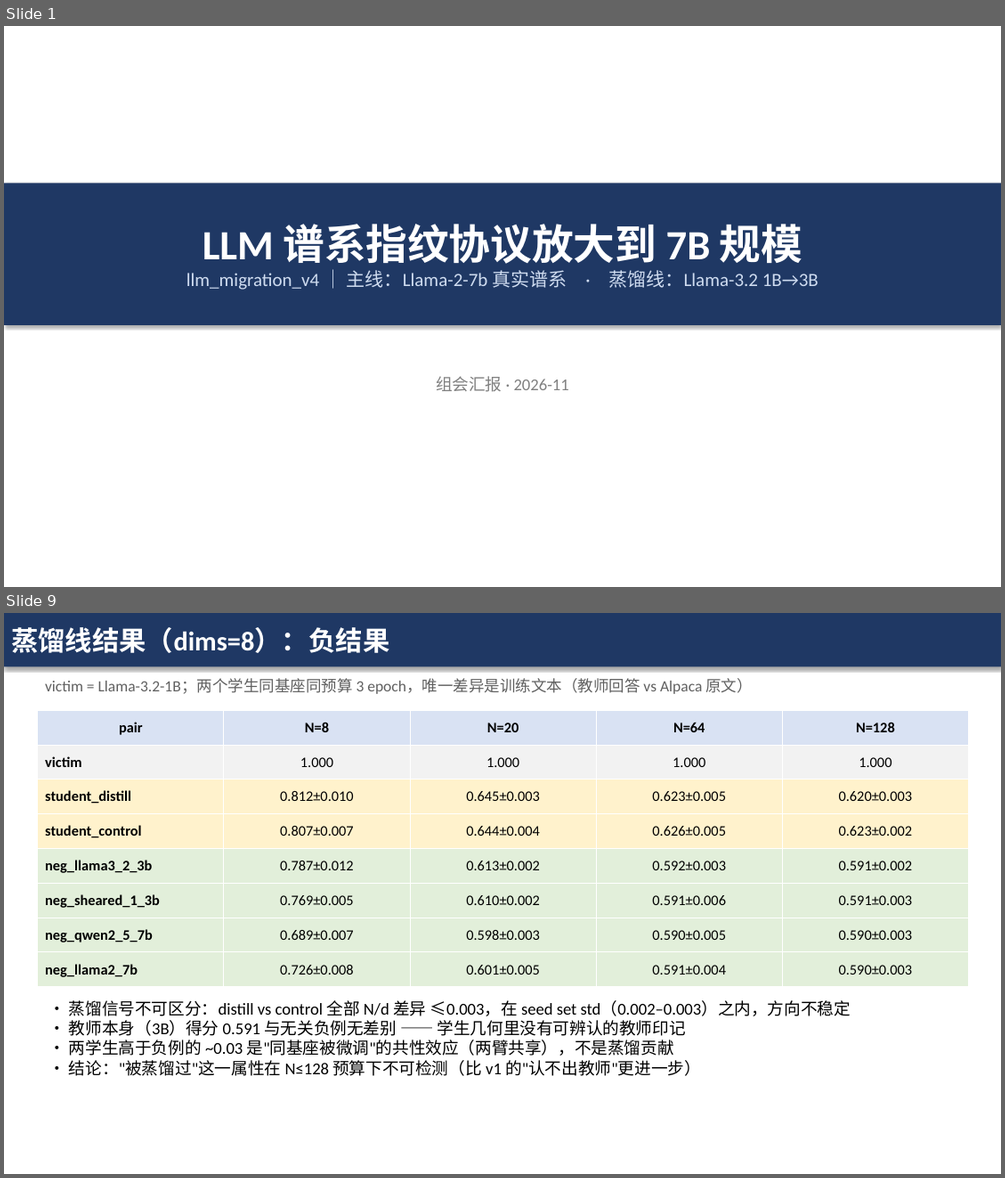
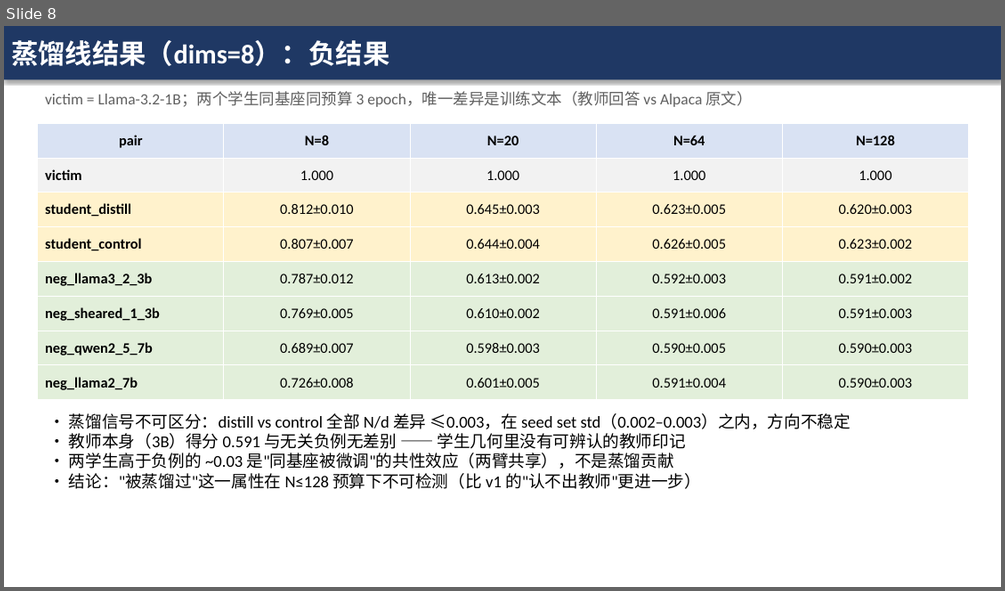
Before and after one commit to kyrie114/DiffIP, a slide deck: llm_migration_v4/汇报_v4_7B规模验证.pptx. Shown one above the other, each under a label of ours: slides 1 and 9 before the commit, slide 8 after it; the slides between them are not shown. The pictures are 1005x1178 and 1005x591 pixels, drawn with LibreOffice and Linux fonts; fonts in the diff are those of the drawing. Boxes give left, top, right and bottom in pixels: in the first picture for what was removed or moved away, otherwise in the second. Text is boxed around its words. In the diff, an @@ line names an element or a change of style, - is before the commit and + after.

```diff
--- a/llm_migration_v4/汇报_v4_7B规模验证.pptx
+++ b/llm_migration_v4/汇报_v4_7B规模验证.pptx
@@ slide 1 removed at [4, 26, 1001, 587], background #FFFFFF @@
@@ rectangle removed at [4, 183, 1001, 325] @@
-LLM 谱系指纹协议放大到 7B 规模
-llm_migration_v4 ｜ 主线：Llama-2-7b 真实谱系 · 蒸馏线：Llama-3.2 1B→3B
@@ text removed at [436, 376, 569, 392] @@
-组会汇报 · 2026-11
@@ what was slide 9 is now slide 8 @@
```
Also in this commit, not shown: 6 slides changed, 9 other files.
